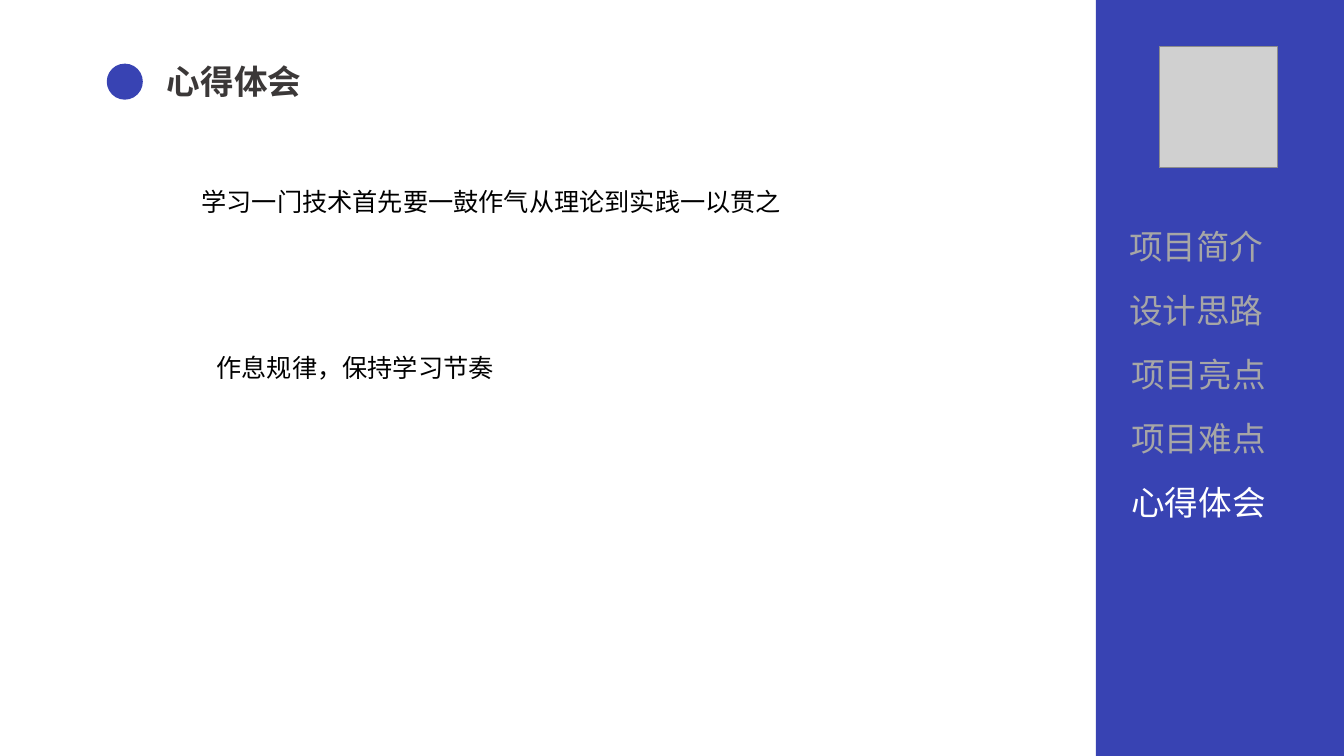
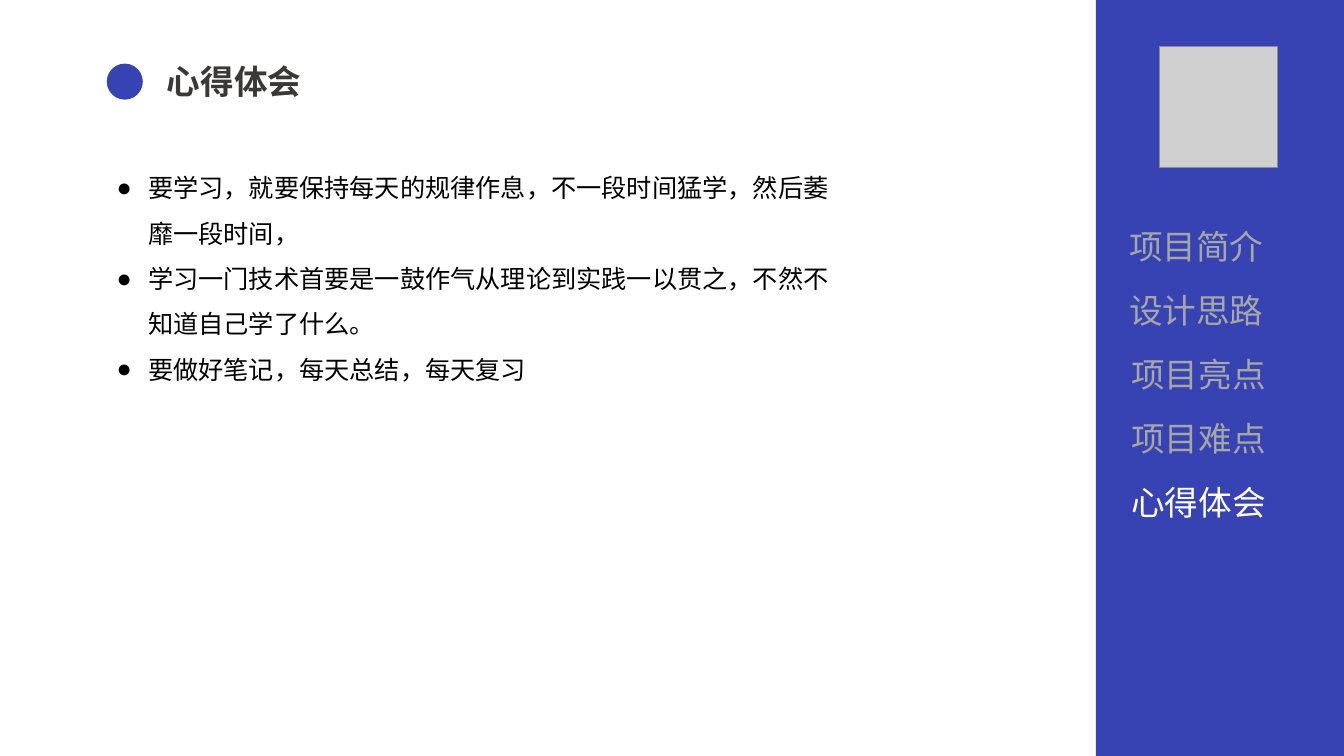
Before and after one commit to sangby/project, a slide deck: slide 16 of document/document/ppt/QG答辩汇报.pptx (slide 13 before the commit). Drawn at 1344x756 pixels with LibreOffice and Linux fonts; fonts in the diff are those of the drawing; grey boxes stand for pictures. Boxes give left, top, right and bottom in pixels: in the first picture for what was removed or moved away, otherwise in the second. Text is boxed around its words. In the diff, an @@ line names an element or a change of style, - is before the commit and + after.

```diff
--- a/document/document/ppt/QG答辩汇报.pptx
+++ b/document/document/ppt/QG答辩汇报.pptx
@@ text at (x1=148, y1=175, x2=828, y2=382): text changed @@
-作息规律，保持学习节奏
+● 要学习，就要保持每天的规律作息，不一段时间猛学，然后萎靡一段时间，
+● 学习一门技术首要是一鼓作气从理论到实践一以贯之，不然不知道自己学了什么。
+● 要做好笔记，每天总结，每天复习
@@ text removed at (x1=202, y1=189, x2=782, y2=213) @@
-学习一门技术首先要一鼓作气从理论到实践一以贯之
```
Also in this commit, not shown: 6 other slides changed, 3 slides added, 1 other file.
